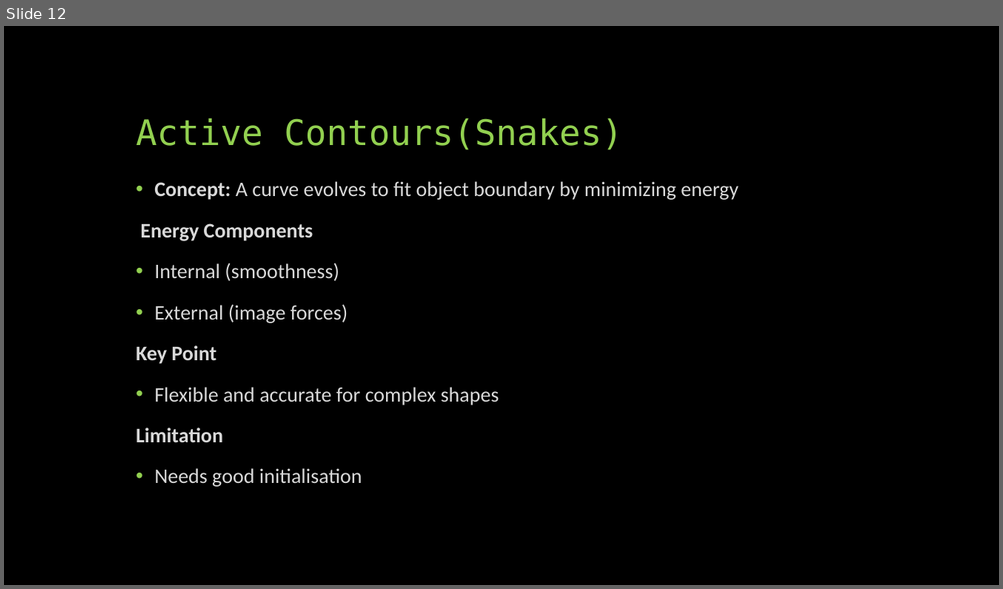
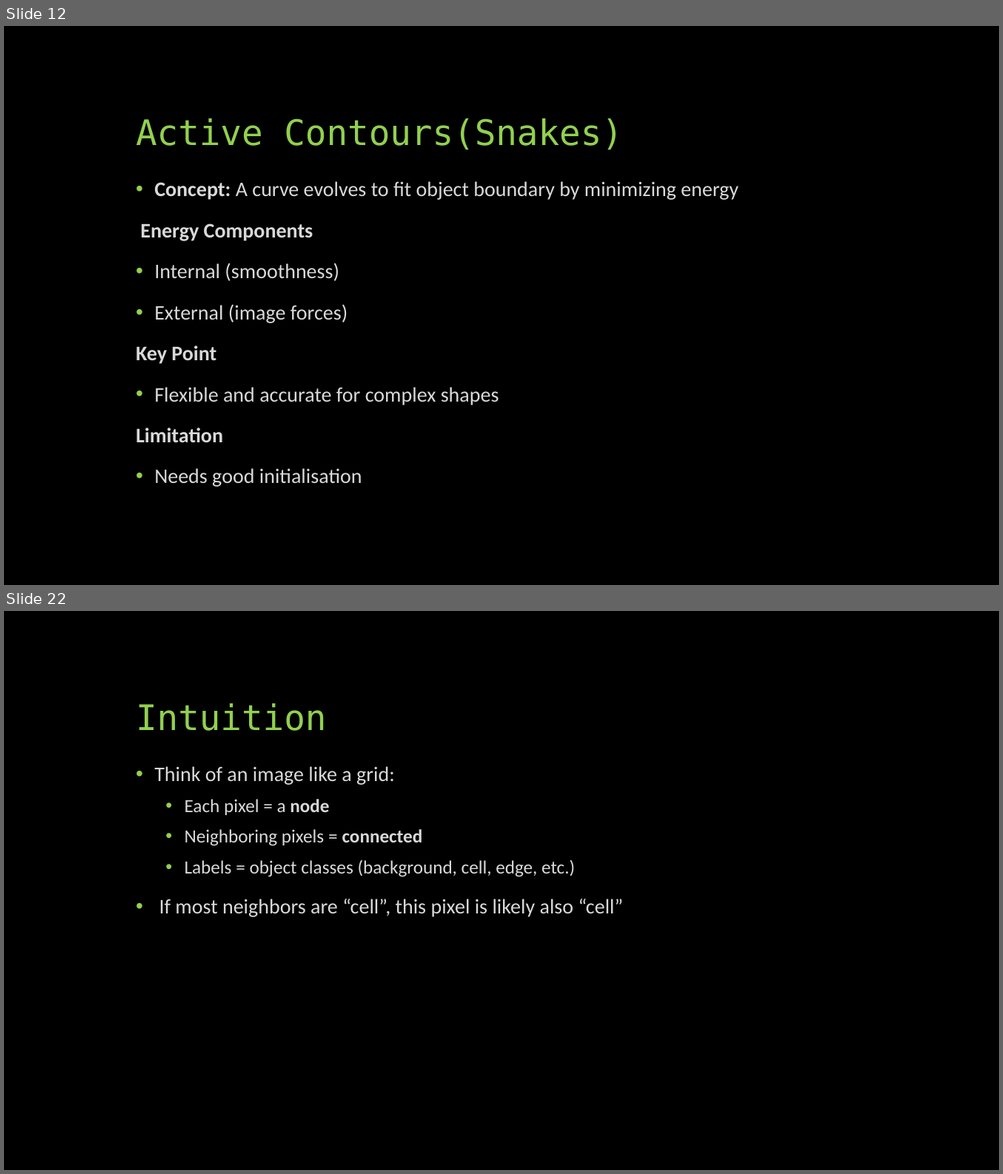
Before and after one commit to SreejithRajan-Lab/Computer-Vision, a slide deck: Presentations/Computer Vision – Module 4 .pptx. Shown one above the other, each under a label of ours: slide 12 before the commit, slides 12 and 22 after it; the slides between them are not shown. The pictures are 1003x589 and 1003x1174 pixels, drawn with LibreOffice and Linux fonts; fonts in the diff are those of the drawing. Boxes give left, top, right and bottom in pixels: in the first picture for what was removed or moved away, otherwise in the second. Text is boxed around its words. In the diff, an @@ line names an element or a change of style, - is before the commit and + after.

```diff
--- a/Presentations/Computer Vision – Module 4 .pptx
+++ b/Presentations/Computer Vision – Module 4 .pptx
@@ slide 22 added at [4, 611, 999, 1170], background #000000 @@
@@ title added at [136, 703, 327, 731], 34 pt, text #92D050 @@
+Intuition
@@ text added at [154, 766, 623, 917], 18 pt, text #D9D9D9 @@
+• Think of an image like a grid:
+  • Each pixel = a node
+  • Neighboring pixels = connected
+  • Labels = object classes (background, cell, edge, etc.)
+• If most neighbors are “cell”, this pixel is likely also “cell”
```
Also in this commit, not shown: 19 other slides added, 2 other files.
